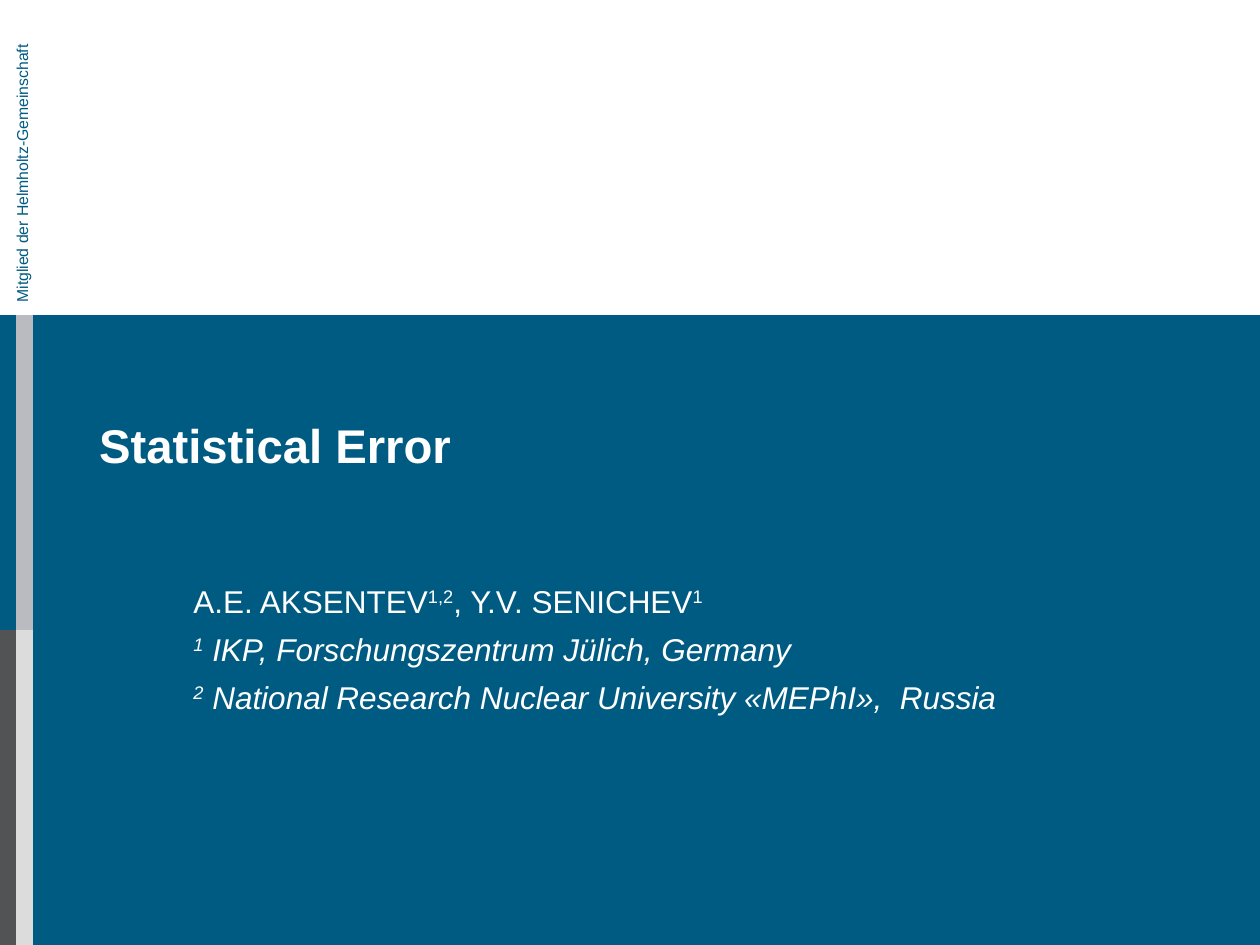
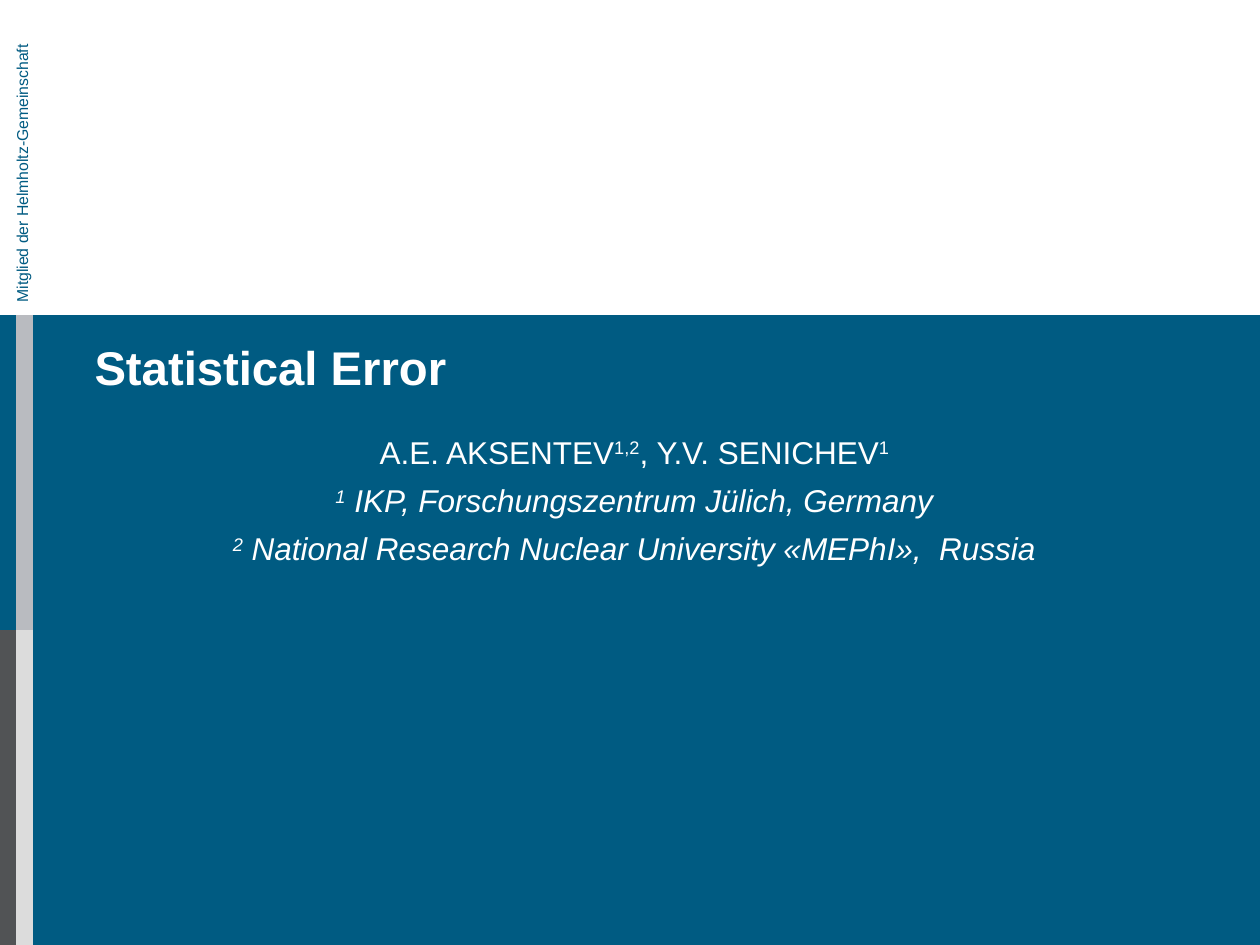
Before and after one commit to AlexAksentyev/EDM, a slide deck: slide 1 of Reports/CM/CM_proto.ppt. Drawn at 1260x945 pixels with LibreOffice and Linux fonts; fonts in the diff are those of the drawing; background and template pictures are left out. Boxes give left, top, right and bottom in pixels: in the first picture for what was removed or moved away, otherwise in the second. Text is boxed around its words. In the diff, an @@ line names an element or a change of style, - is before the commit and + after.

```diff
--- a/Reports/CM/CM_proto.ppt
+++ b/Reports/CM/CM_proto.ppt
@@ title "Statistical Error": place and size @@
-title "Statistical Error" at (99, 428, 450, 464)
+title "Statistical Error" at (94, 350, 446, 386)
@@ subtitle "A.E. AKSENTEV1,2, Y.V. SENICHEV1": place and size @@
-subtitle "A.E. AKSENTEV1,2, Y.V. SENICHEV1" at (193, 590, 996, 715)
+subtitle "A.E. AKSENTEV1,2, Y.V. SENICHEV1" at (252, 441, 1035, 566)
@@ subtitle "A.E. AKSENTEV1,2, Y.V. SENICHEV1" at (252, 441, 1035, 566): alignment left to centre @@
```
Also in this commit, not shown: 2 other slides changed, 1 slide added, 1 other file.
